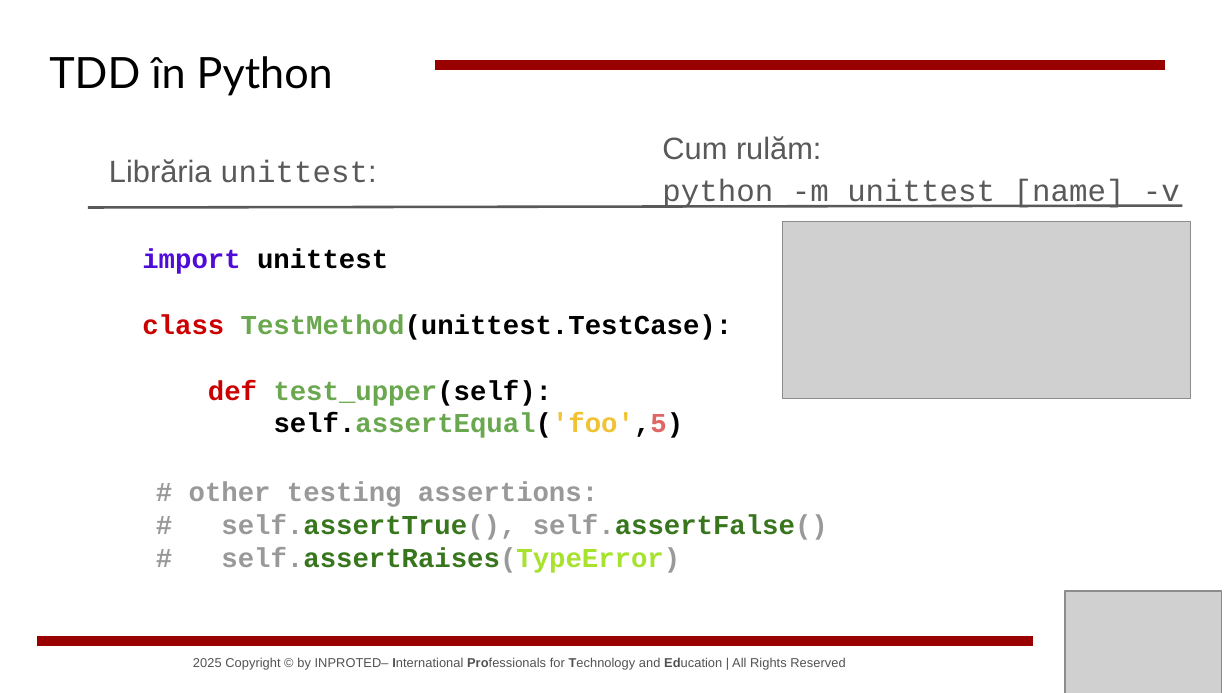
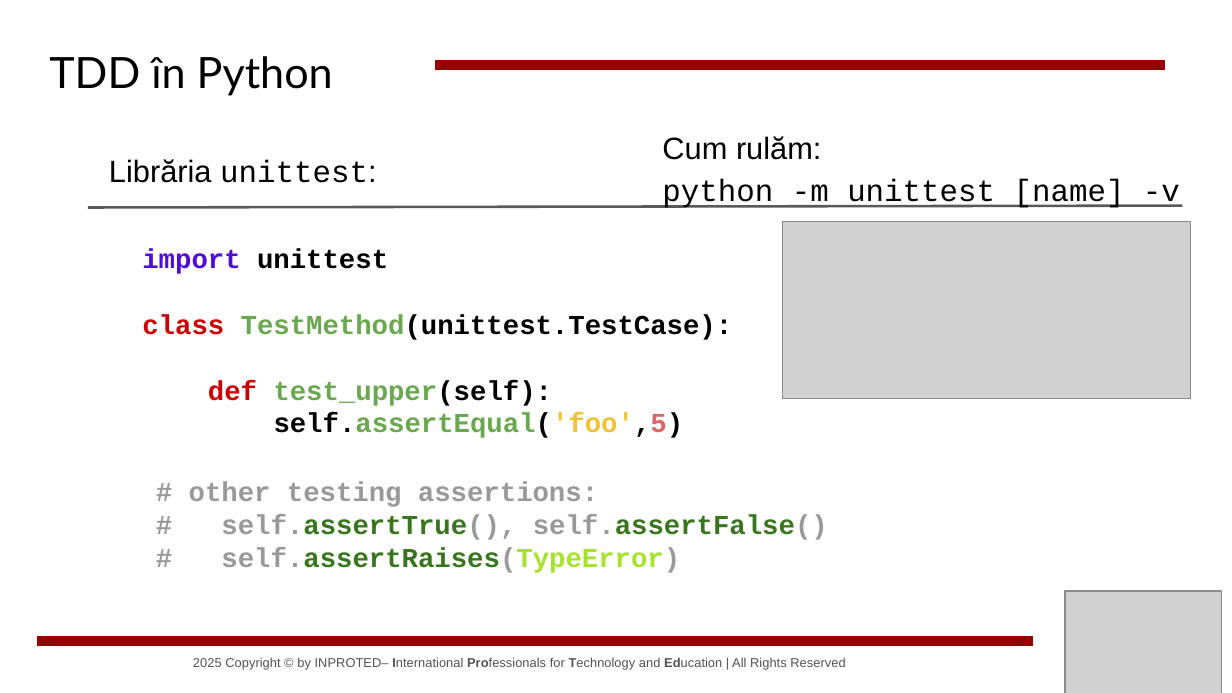
Before and after one commit to Mikinyil/CodeSinaia-2025.src, a slide deck: slide 10 of _Documents/Stefan/Test-Driven Development în Python.pptx (slide 9 before the commit). Drawn at 1232x693 pixels with LibreOffice and Linux fonts; fonts in the diff are those of the drawing; grey boxes stand for pictures; background and template pictures are left out. Boxes give left, top, right and bottom in pixels: in the first picture for what was removed or moved away, otherwise in the second. Text is boxed around its words. In the diff, an @@ line names an element or a change of style, - is before the commit and + after.

```diff
--- a/_Documents/Stefan/Test-Driven Development în Python.pptx
+++ b/_Documents/Stefan/Test-Driven Development în Python.pptx
@@ text "Cum rulăm:" at <box>662,136,1180,208</box>: text colour #595959 to #000000 @@
@@ text "Librăria unittest:" at <box>109,159,376,183</box>: text colour #595959 to #000000 @@
```
Also in this commit, not shown: 9 other slides changed, 4 slides added, 4 other files.
